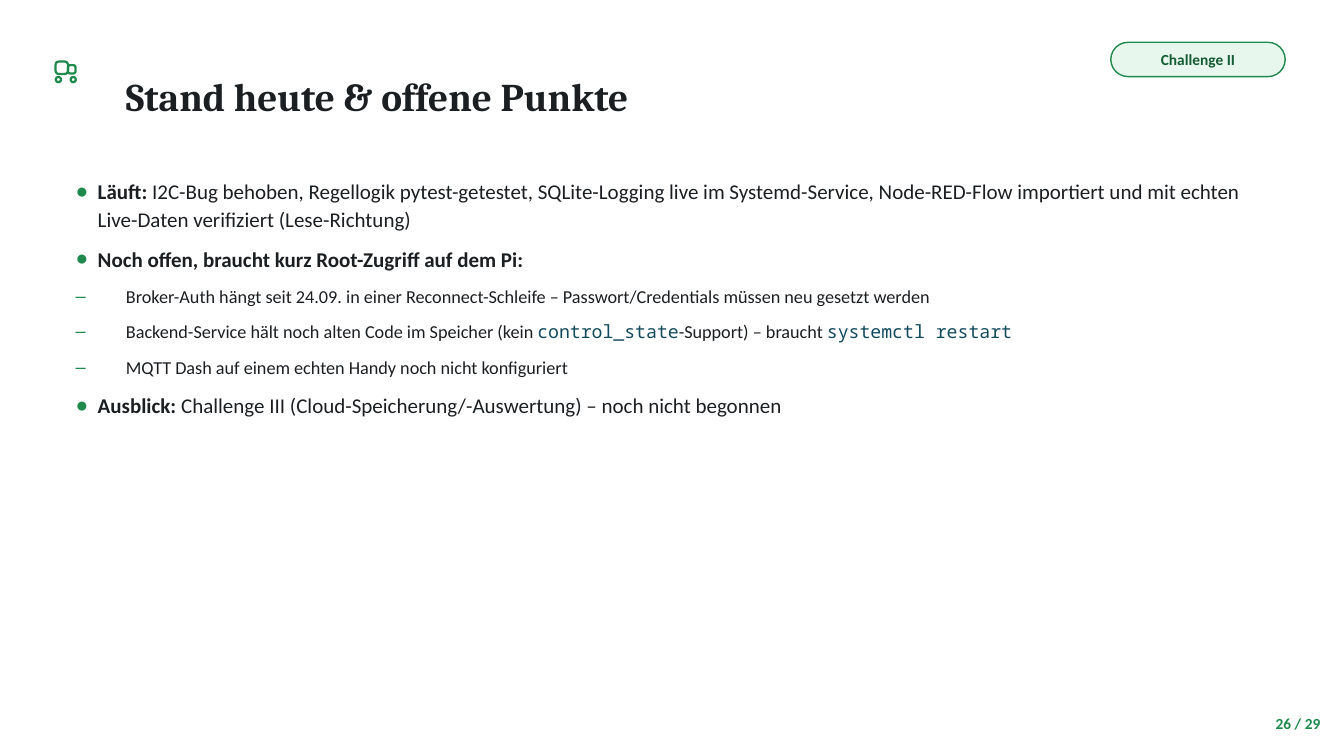
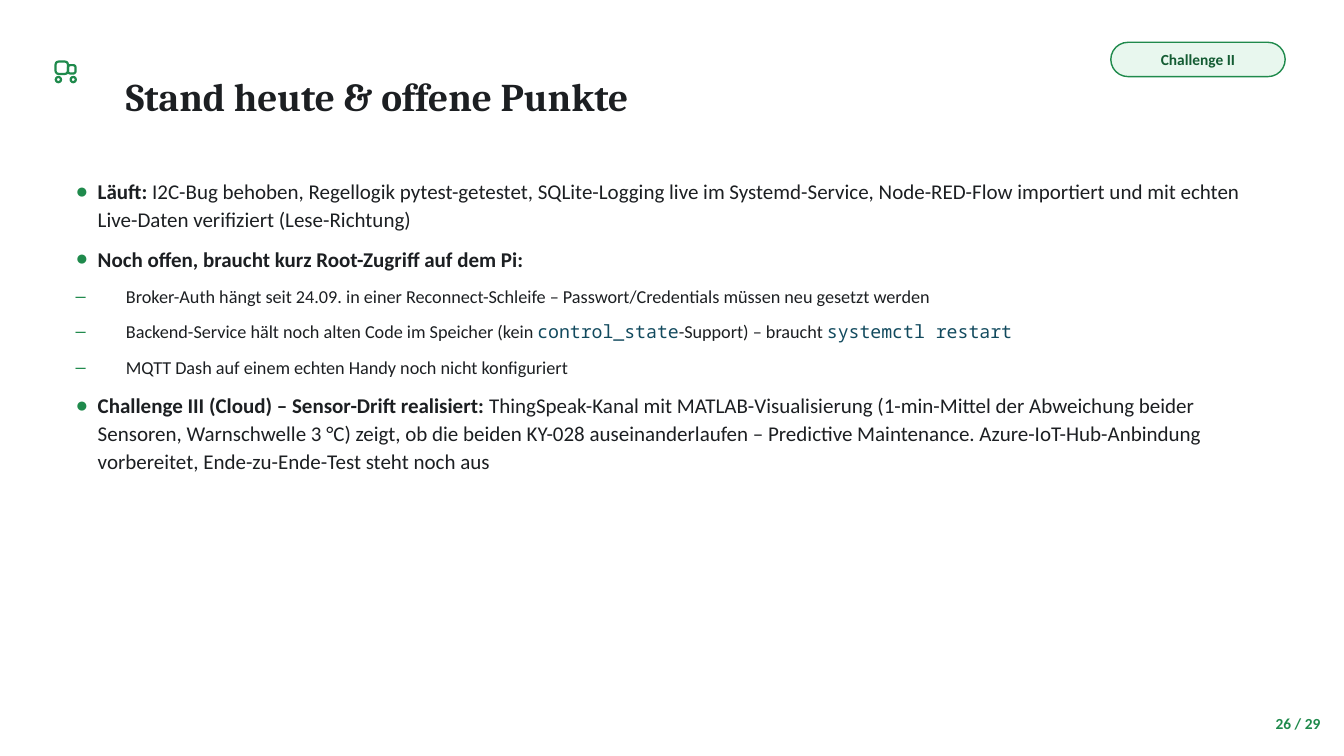
Before and after one commit to 47Felix/RasberryPI-Team-13, a slide deck: slide 26 of Praesentation/ice-truck-praesentation.pptx. Drawn at 1344x756 pixels with LibreOffice and Linux fonts; fonts in the diff are those of the drawing. Boxes give left, top, right and bottom in pixels: in the first picture for what was removed or moved away, otherwise in the second. Text is boxed around its words. In the diff, an @@ line names an element or a change of style, - is before the commit and + after.

```diff
--- a/Praesentation/ice-truck-praesentation.pptx
+++ b/Praesentation/ice-truck-praesentation.pptx
@@ text at <box>98,397,1200,472</box>: text changed @@
-● Ausblick: Challenge III (Cloud-Speicherung/-Auswertung) – noch nicht begonnen
+● Challenge III (Cloud) – Sensor-Drift realisiert: ThingSpeak-Kanal mit MATLAB-Visualisierung (1-min-Mittel der Abweichung beider Sensoren, Warnschwelle 3 °C) zeigt, ob die beiden KY-028 auseinanderlaufen – Predictive Maintenance. Azure-IoT-Hub-Anbindung vorbereitet, Ende-zu-Ende-Test steht noch aus
```
Also in this commit, not shown: 7 other files.
